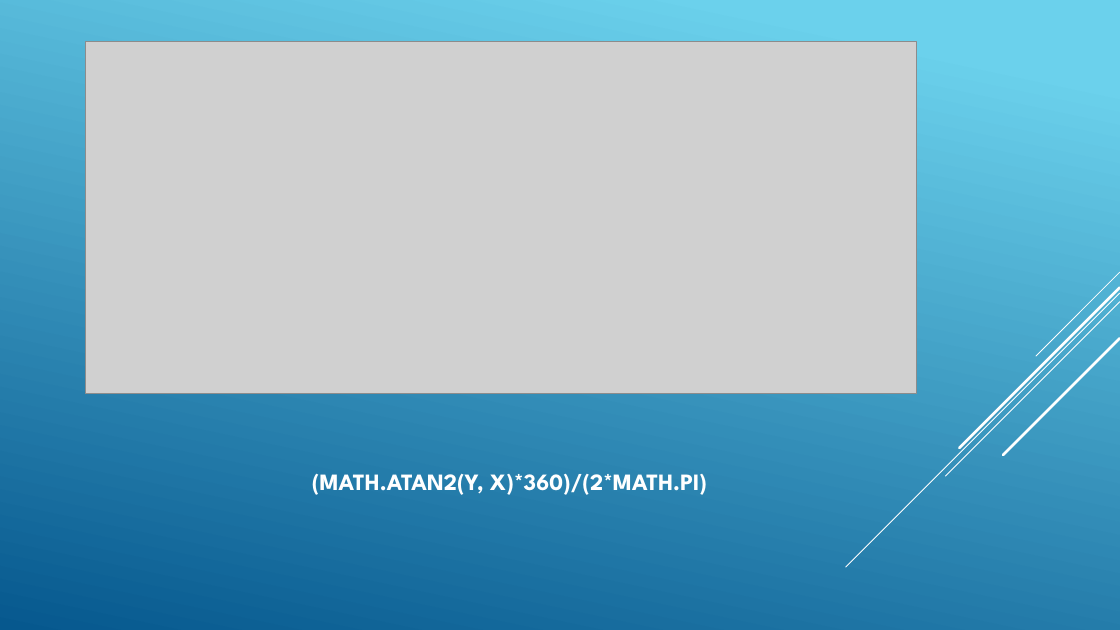
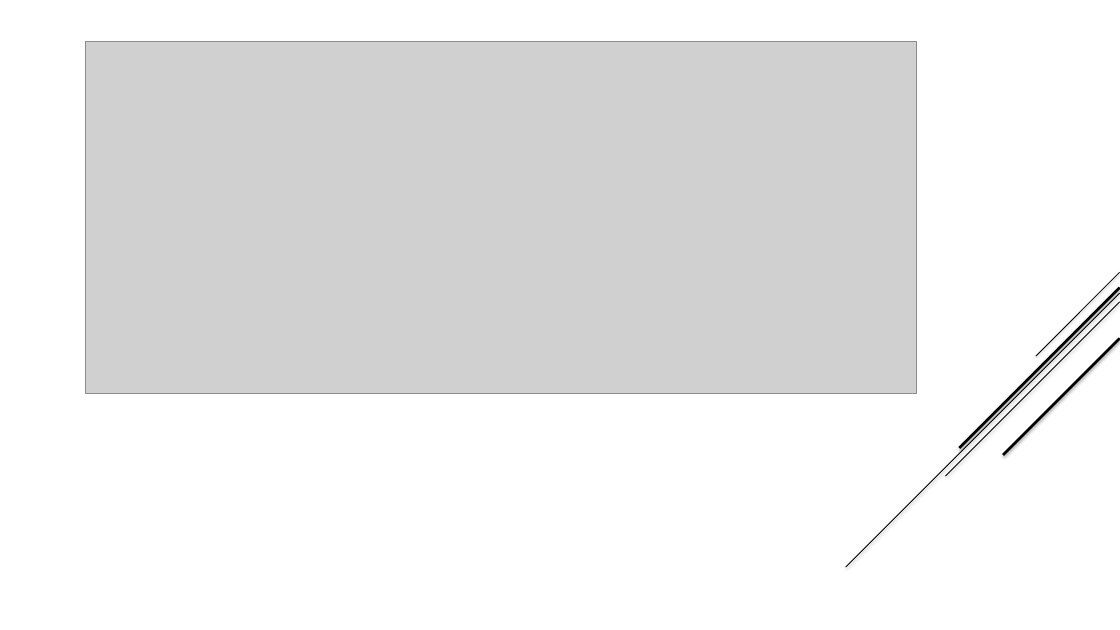
Before and after one commit to kodluyoruz-ML-bootcamp-1/Mimics, a slide deck: slide 6 of docs/presentation/presentation.pptx (slide 10 before the commit). Drawn at 1120x630 pixels with LibreOffice and Linux fonts; fonts in the diff are those of the drawing; grey boxes stand for pictures. Boxes give left, top, right and bottom in pixels: in the first picture for what was removed or moved away, otherwise in the second. Text is boxed around its words. In the diff, an @@ line names an element or a change of style, - is before the commit and + after.

```diff
--- a/docs/presentation/presentation.pptx
+++ b/docs/presentation/presentation.pptx
@@ background gradient #6ED2EB to #06588E to #FFFFFF @@
@@ line (1120, 293) - (846, 567): stroke #FFFFFF 0.75 pt to #000000 0.74 pt @@
@@ line (1120, 287) - (960, 448): stroke #FFFFFF 2.25 pt to #000000 2.24 pt @@
@@ line (1120, 272) - (1036, 356): stroke #FFFFFF 0.75 pt to #000000 0.74 pt @@
@@ line (1120, 302) - (946, 476): stroke #FFFFFF 0.75 pt to #000000 0.74 pt @@
@@ line (1120, 339) - (1003, 455): stroke #FFFFFF 2.25 pt to #000000 2.24 pt @@
@@ title removed at (312, 474, 707, 495) @@
-(MATH.ATAN2(Y, X)*360)/(2*MATH.PI)
```
Also in this commit, not shown: 3 other slides changed, 4 slides added, 11 slides removed, 1 other file.
